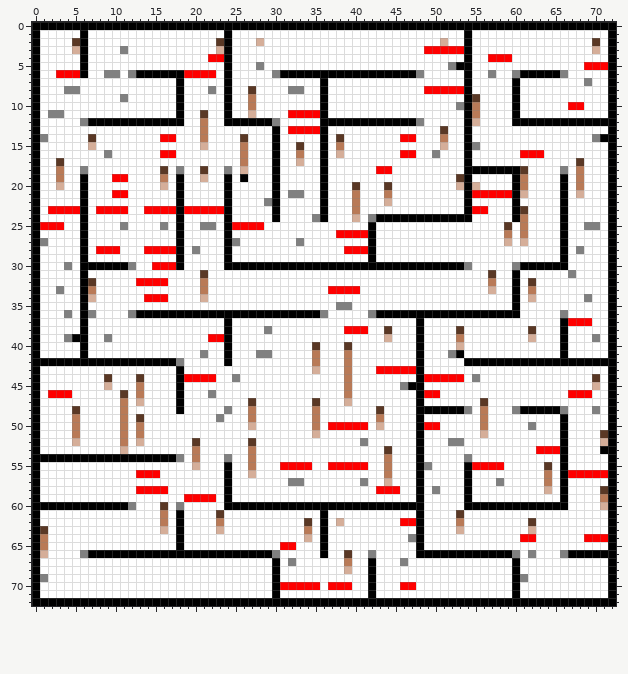
One commit to this sprite sheet: BlockEngine/resources/gridSave.png. The picture above is the old version.
The file is 73x73 pixels.
The same view after the edit:
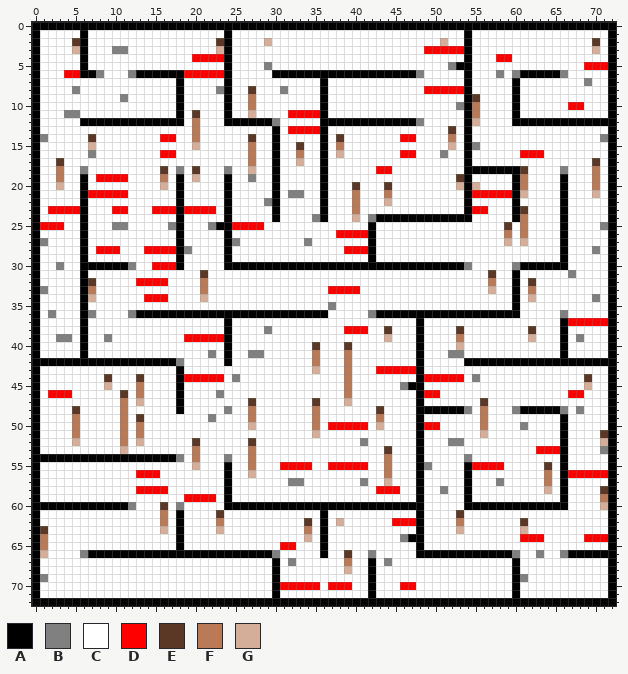
Palette (. is transparent): A #000000  B #808080  C #ffffff  D #ff0000  E #5a3825  F #b97a57  G #d5ae99
Edits made:
y 2: x 28..29 GC -> CG
y 3: x 10 C -> B
y 4: x 20..21 CC -> DD; x 57 D -> C
y 5: x 28..29 BC -> CB
y 6: x 3 D -> C; x 7..10 CCBB -> ABCC; x 23 C -> D; x 30 B -> A; x 57..58 BC -> CB
y 8: x 4 B -> C; x 22..23 BC -> CB; x 31..33 CBB -> BCC
y 11: x 2..5 BBCC -> CCBB; x 20..21 CE -> EC
y 12: x 6 B -> A; x 20..21 CF -> FC
y 13: x 20..21 CF -> FC; x 51..52 EC -> CE
y 14: x 20..21 CF -> FC; x 26..27 EC -> CE; x 51..52 FC -> CF; x 70..71 BA -> CB
y 15: x 20..21 CG -> GC; x 26..27 FC -> CF; x 51..52 GC -> CG
y 16: x 7 C -> B; x 9 B -> C; x 26..27 FC -> CF; x 50..51 BC -> CB
y 17: x 26..27 FC -> CF; x 68 E -> C; x 70 C -> E
y 18: x 20..21 CE -> EC; x 26..27 GC -> CG; x 68 F -> C; x 70 C -> F
y 19: x 8..9 CC -> DD; x 20..21 CG -> GC; x 26..27 AC -> CB; x 68 F -> C; x 70 C -> F
y 20: x 68 F -> C; x 70 C -> F
y 21: x 7..9 CCC -> DDD; x 68 G -> C; x 70 C -> G
y 23: x 8..9 DD -> CC; x 14 D -> C; x 23 D -> C
y 25: x 10 C -> B; x 16..17 BC -> CB; x 21 B -> C; x 23 C -> A; x 69..71 BBC -> CCB
y 27: x 33..34 BC -> CB
y 28: x 19..20 CB -> BC; x 68 B -> C; x 70 C -> B
y 30: x 3..4 CB -> BC
y 33: x 1 C -> B; x 3 B -> C
y 34: x 69..70 BC -> CB
y 35: x 37..39 CBB -> BCC
y 36: x 2 C -> B; x 4 B -> C; x 36 B -> A
y 37: x 70..71 CC -> DD
y 39: x 3 C -> B; x 5 A -> C; x 19..21 CCC -> DDD; x 68 C -> B; x 70 B -> C
y 41: x 21..22 BC -> CB; x 27 C -> B; x 29 B -> C; x 53 A -> B
y 44: x 23 C -> D; x 69..70 CE -> EC
y 45: x 69..70 CG -> GC
y 46: x 22..23 BC -> CB; x 69 D -> C
y 48: x 68 C -> B; x 70 B -> C
y 49: x 22..23 CB -> BC
y 50: x 61..62 CB -> BC
y 53: x 71 A -> B
y 58: x 50..51 BC -> CB
y 62: x 45 C -> D; x 61..62 CE -> EC
y 63: x 61..62 CG -> GC
y 64: x 46..47 CB -> BA; x 63 C -> D
y 66: x 62..63 BC -> CB
y 67: x 44 C -> B; x 46 B -> C
